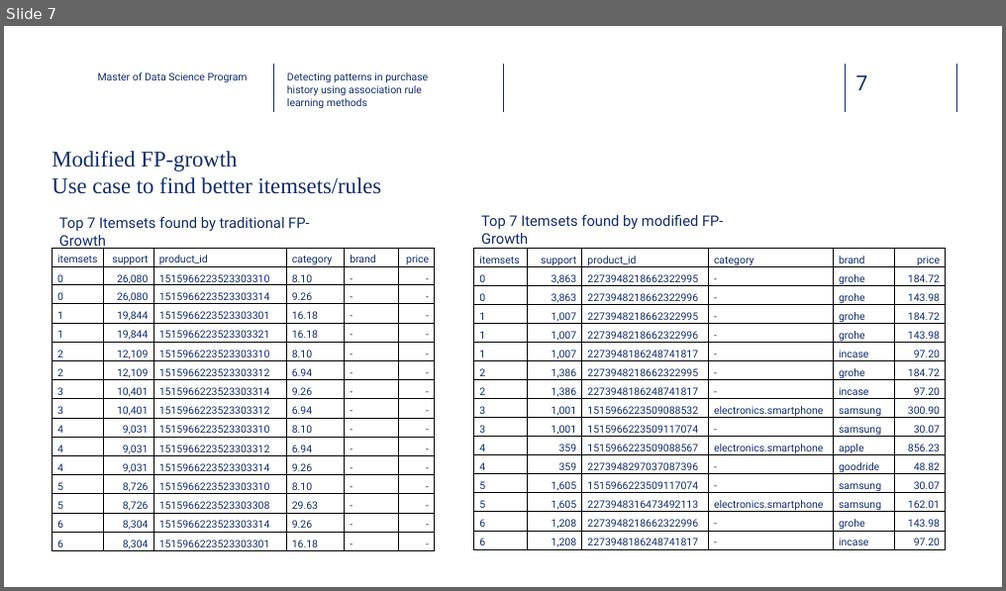
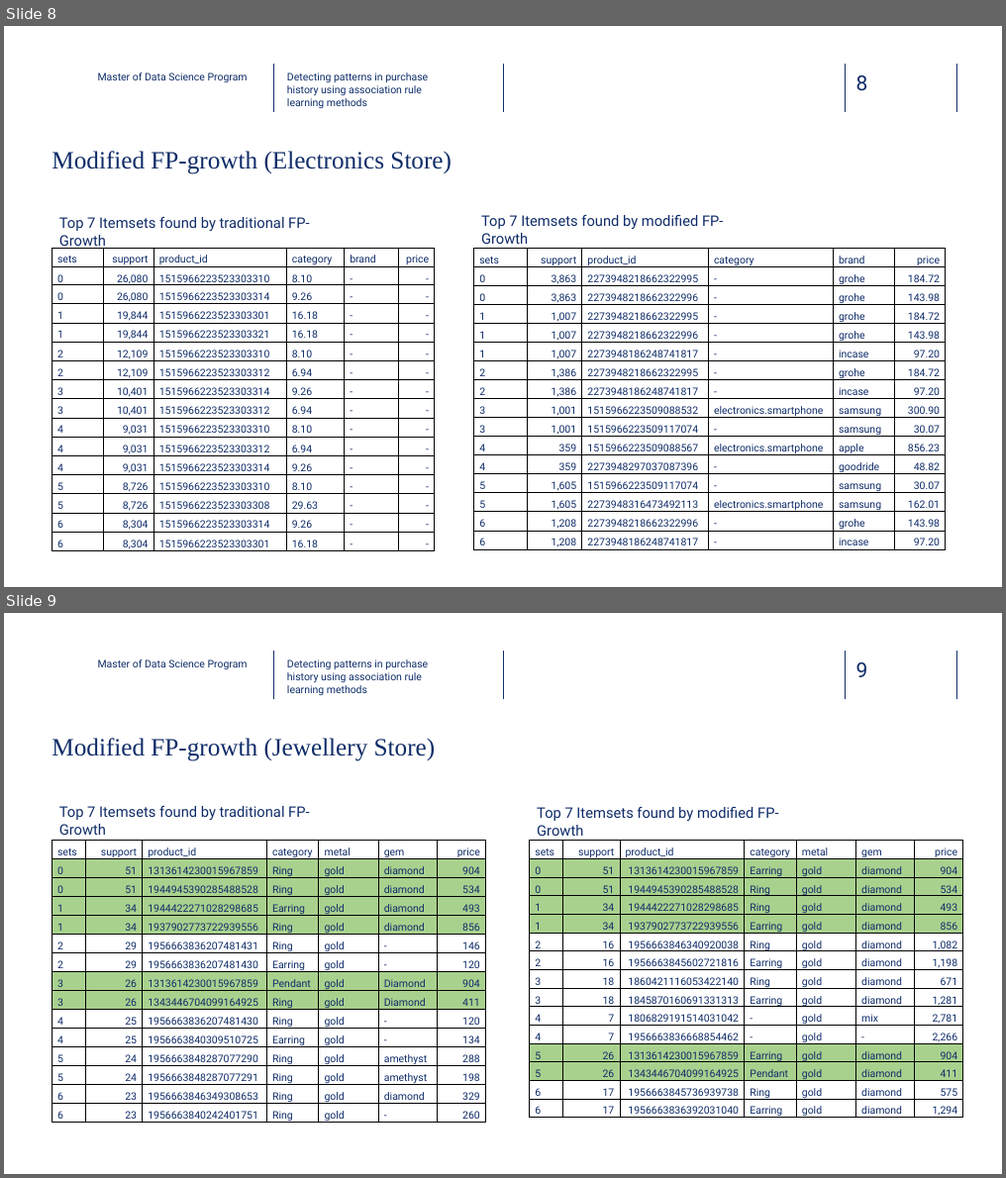
Before and after one commit to dawei7/Detecting-patterns-in-purchase-history-using-association-rule-learning-methods, a slide deck: MasterThesis/Presentation_Detecting-patterns-in-purchase-history-using-association-rule-learning-methods_latest.pptx. Shown one above the other, each under a label of ours: slide 7 before the commit, slides 8 and 9 after it. The pictures are 1006x591 and 1006x1178 pixels, drawn with LibreOffice and Linux fonts; fonts in the diff are those of the drawing; background and template pictures are left out. Boxes give left, top, right and bottom in pixels: in the first picture for what was removed or moved away, otherwise in the second. Text is boxed around its words. In the diff, an @@ line names an element or a change of style, - is before the commit and + after.

```diff
--- a/MasterThesis/Presentation_Detecting-patterns-in-purchase-history-using-association-rule-learning-methods_latest.pptx
+++ b/MasterThesis/Presentation_Detecting-patterns-in-purchase-history-using-association-rule-learning-methods_latest.pptx
@@ slide 9 added at (x1=4, y1=613, x2=1002, y2=1174), background picture (left out); not listed: 5 template elements that a slide beside it also shows @@
@@ text added at (x1=98, y1=660, x2=248, y2=669), 10 pt, text #0F2C68 @@
+Master of Data Science Program
@@ text added at (x1=287, y1=660, x2=428, y2=695), 10 pt, text #0E2D69 @@
+Detecting patterns in purchase history using association rule learning methods
@@ title added at (x1=52, y1=738, x2=436, y2=761), 24 pt, text #0F2C68 @@
+Modified FP-growth (Jewellery Store)
@@ text added at (x1=59, y1=806, x2=309, y2=835), 14 pt, text #0F2C68 @@
+Top 7 Itemsets found by traditional FP-Growth
@@ text added at (x1=537, y1=807, x2=779, y2=836), 14 pt, text #0F2C68 @@
+Top 7 Itemsets found by modified FP-Growth
@@ table added at (x1=52, y1=841, x2=485, y2=1125), 15 rows, 7 columns @@
+sets | support | product_id | category | metal | gem | price
+0 | 51 | 1313614230015967859 | Ring | gold | diamond | 904
+0 | 51 | 1944945390285488528 | Ring | gold | diamond | 534
+1 | 34 | 1944422271028298685 | Earring | gold | diamond | 493
+1 | 34 | 1937902773722939556 | Ring | gold | diamond | 856
+2 | 29 | 1956663836207481431 | Ring | gold | - | 146
+2 | 29 | 1956663836207481430 | Earring | gold | - | 120
+3 | 26 | 1313614230015967859 | Pendant | gold | Diamond | 904
+3 | 26 | 1343446704099164925 | Ring | gold | Diamond | 411
+4 | 25 | 1956663836207481430 | Ring | gold | - | 120
+4 | 25 | 1956663840309510725 | Earring | gold | - | 134
+5 | 24 | 1956663848287077290 | Ring | gold | amethyst | 288
+5 | 24 | 1956663848287077291 | Ring | gold | amethyst | 198
+6 | 23 | 1956663846349308653 | Ring | gold | diamond | 329
+6 | 23 | 1956663840242401751 | Ring | gold | - | 260
@@ table added at (x1=530, y1=841, x2=963, y2=1122), 15 rows, 7 columns @@
+sets | support | product_id | category | metal | gem | price
+0 | 51 | 1313614230015967859 | Earring | gold | diamond | 904
+0 | 51 | 1944945390285488528 | Ring | gold | diamond | 534
+1 | 34 | 1944422271028298685 | Ring | gold | diamond | 493
+1 | 34 | 1937902773722939556 | Earring | gold | diamond | 856
+2 | 16 | 1956663846340920038 | Ring | gold | diamond | 1,082
+2 | 16 | 1956663845602721816 | Earring | gold | diamond | 1,198
+3 | 18 | 1860421116053422140 | Ring | gold | diamond | 671
+3 | 18 | 1845870160691331313 | Earring | gold | diamond | 1,281
+4 | 7 | 1806829191514031042 | - | gold | mix | 2,781
+4 | 7 | 1956663836668854462 | - | gold | - | 2,266
+5 | 26 | 1313614230015967859 | Earring | gold | diamond | 904
+5 | 26 | 1343446704099164925 | Pendant | gold | diamond | 411
+6 | 17 | 1956663845736939738 | Ring | gold | diamond | 575
+6 | 17 | 1956663836392031040 | Earring | gold | diamond | 1,294
@@ what was slide 7 is now slide 8 @@
@@ slide 8 changed as well @@
@@ page number at (x1=856, y1=76, x2=868, y2=91): text changed @@
-7
+8
@@ title at (x1=52, y1=151, x2=451, y2=174): text changed; size 21.6 to 24 pt @@
-Modified FP-growth
-Use case to find better itemsets/rules
+Modified FP-growth (Electronics Store)
@@ table at (x1=52, y1=249, x2=434, y2=554) @@
-row 1, column 1: itemsets
+row 1, column 1: sets
@@ table at (x1=474, y1=249, x2=946, y2=552) @@
-row 1, column 1: itemsets
+row 1, column 1: sets
```
Also in this commit, not shown: 7 other slides changed, 4 other slides added, 2 slides removed, 5 other files.
